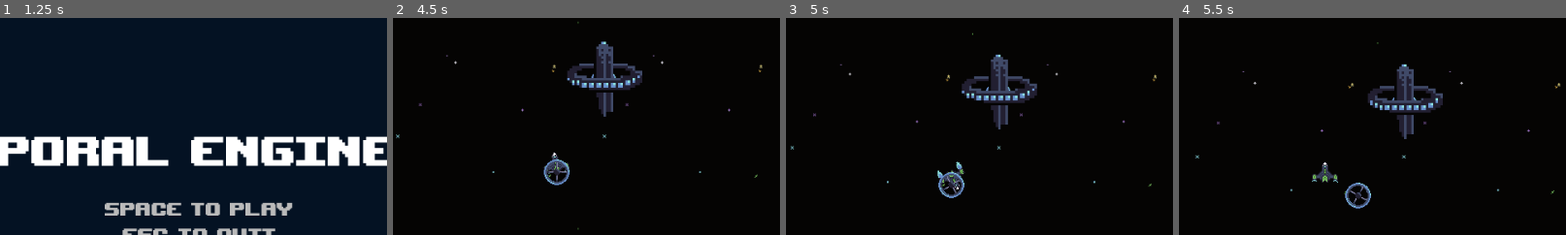
Above: before the commit, frames 1-4 (left to right).
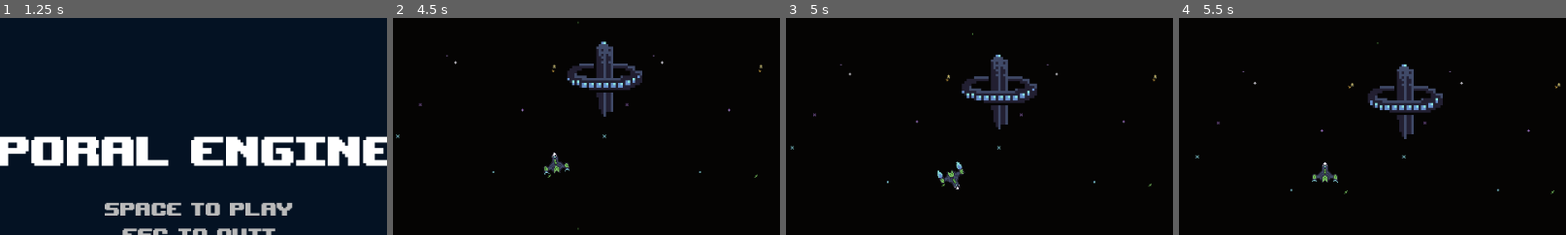
Above: after the commit, the same moments.

Repository: JoshPattman/microjam-034
Game: Godot game, scene res://scenes/menu.tscn
The game is run twice, just before and just after one commit, with the same random seed, the same clock (stepped at 60 frames per second) and the same inputs. Sound files missing from this copy of the repository are replaced by a short silence.
Inputs:
- Up to frame 1 (1.25 s): tap Enter at 0.5 s; hold D (player_right) from 0.53 s (still down); hold Ctrl (player_break) from 0.53 s (still down); tap Shift (player_jump) at 0.77 s
- Up to frame 2 (4.5 s): tap Space (game_restart) at 1.25, 4.15 s; release D (player_right) at 1.28 s; release Ctrl (player_break) at 1.28 s; hold S (player_back) 1.28-2.03 s; tap 2 (player_place_bouncer) at 1.35, 4.35 s; tap Shift (player_jump) at 1.52, 3.02, 3.77 s; hold D (player_right) 2.03-2.78 s; tap 3 (player_place_mine) at 2.1 s; hold W (player_forward) 2.78-3.53 s; tap 1 (player_place_shooter) at 2.85 s; hold Ctrl (player_break) 3.53-4.28 s; hold A (player_left) from 3.53 s (still down)
- Up to frame 3 (5 s): keep holding A (player_left); tap Shift (player_jump) at 4.52 s
- Up to frame 4 (5.5 s): release A (player_left) at 5.03 s; hold S (player_back) from 5.03 s (still down); tap 3 (player_place_mine) at 5.1 s
The pictures show only the part of the screen within x 29-79%, y 13-63%; the shares and areas given below are measured in that part.

Frame 1 is identical in both runs. In frame 2, 0.4% of the frame differs, in the area x 38-58%, y 25-78%; in frame 3, 0.4%; in frame 4, 0.4%, in the area x 42-62%, y 36-88%.

Commit message:
balancing

Diff:
--- a/godot/game_objects/player.tscn
+++ b/godot/game_objects/player.tscn
@@ -118,10 +118,11 @@
 
 [node name="ThrustPlayer" type="AudioStreamPlayer2D" parent="."]
 stream = ExtResource("8_xfs5t")
-volume_db = -10.0
+volume_db = -25.0
 
 [node name="MiningLoopPlayer" type="AudioStreamPlayer2D" parent="."]
 stream = ExtResource("9_xfs5t")
+volume_db = -10.0
 
 [node name="MinePlayer" type="AudioStreamPlayer2D" parent="."]
 stream = ExtResource("10_pbirh")
--- a/godot/game_objects/turret_bouncer.tscn
+++ b/godot/game_objects/turret_bouncer.tscn
@@ -59,6 +59,7 @@
 
 [node name="Life" type="Node" parent="."]
 script = ExtResource("3_w1mfm")
+initial_life = 3
 metadata/_custom_type_script = "uid://bfk8htwmce2hg"
 
 [node name="AnimationPlayer" type="AnimationPlayer" parent="."]
--- a/godot/game_objects/turret_shooter.tscn
+++ b/godot/game_objects/turret_shooter.tscn
@@ -65,6 +65,7 @@
 
 [node name="Life" type="Node" parent="."]
 script = ExtResource("4_up5k6")
+initial_life = 3
 metadata/_custom_type_script = "uid://bfk8htwmce2hg"
 
 [node name="FirePlayer" type="AudioStreamPlayer2D" parent="."]
--- a/godot/scenes/game.tscn
+++ b/godot/scenes/game.tscn
@@ -35,14 +35,20 @@
 
 [sub_resource type="Resource" id="Resource_kvpfn"]
 script = ExtResource("2_0tnpc")
-min_wave = 3
+min_wave = 5
 items = Array[PackedScene]([ExtResource("6_u5sy4"), ExtResource("6_u5sy4"), ExtResource("6_u5sy4")])
 metadata/_custom_type_script = "uid://os1jkm3q84or"
 
 [sub_resource type="Resource" id="Resource_rysoc"]
 script = ExtResource("2_0tnpc")
-min_wave = 6
+min_wave = 20
 items = Array[PackedScene]([ExtResource("4_ca42v")])
+metadata/_custom_type_script = "uid://os1jkm3q84or"
+
+[sub_resource type="Resource" id="Resource_bhx41"]
+script = ExtResource("2_0tnpc")
+min_wave = 0
+items = Array[PackedScene]([ExtResource("6_u5sy4")])
 metadata/_custom_type_script = "uid://os1jkm3q84or"
 
 [sub_resource type="LabelSettings" id="LabelSettings_rysoc"]
@@ -60,11 +66,13 @@
 [node name="Game" type="Node2D"]
 position = Vector2(0, -1)
 script = ExtResource("1_iywne")
+score_per_wave = 50
 shooter_prefab = ExtResource("4_kvpfn")
 bouncer_prefab = ExtResource("5_dinhu")
 mine_prefab = ExtResource("6_ir15t")
-bouncer_turret_cost = 0.0
-enemy_spawn_groups = Array[ExtResource("2_0tnpc")]([SubResource("Resource_vtaks"), SubResource("Resource_kvpfn"), SubResource("Resource_rysoc")])
+wave_count_m = 0.1
+wave_delay = 8.0
+enemy_spawn_groups = Array[ExtResource("2_0tnpc")]([SubResource("Resource_vtaks"), SubResource("Resource_kvpfn"), SubResource("Resource_rysoc"), SubResource("Resource_bhx41")])
 
 [node name="Background" type="Node2D" parent="."]
 z_index = -10
--- a/godot/scripts/player.gd
+++ b/godot/scripts/player.gd
@@ -40,6 +40,7 @@
 		life.on_die.connect(_blow_up)
 		life.on_hurt.connect(_on_hurt)
 		life.on_health_changed.connect(_on_health_change)
+		_on_health_change(life.current_life)
 
 func _blow_up() -> void:
 	var explosion_instance = explosion.instantiate()
Not shown: 1 places in godot/scenes/game.tscn that only renumber resources
